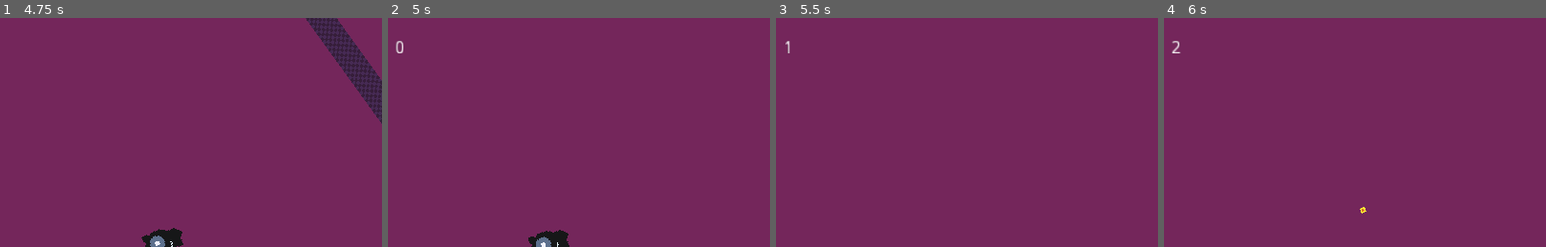
Above: before the commit, frames 1-4 (left to right).
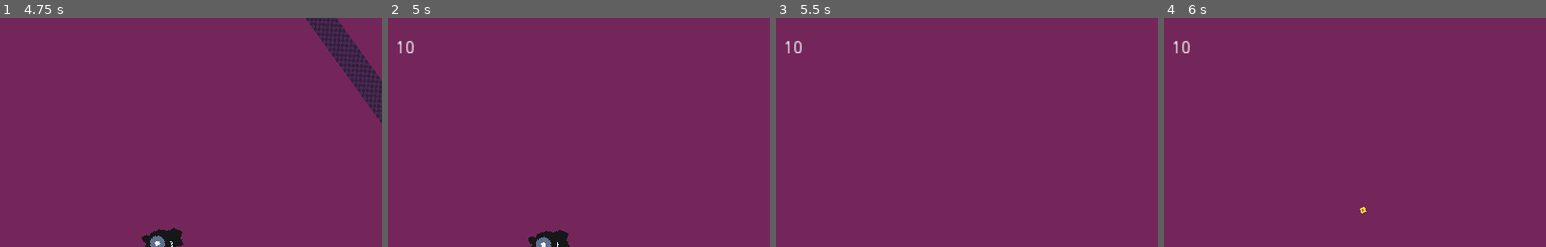
Above: after the commit, the same moments.

Repository: mrbenshef/CellDefence
Game: Godot game, scene res://World.tscn
The game is run twice, just before and just after one commit, with the same random seed, the same clock (stepped at 60 frames per second) and the same inputs.
Inputs (mouse positions are % of the whole screen's width and height, from its top left):
- Up to frame 1 (4.75 s): tap Enter at 0.5 s; move the mouse to (72, 45) at 0.52 s; hold D (right) 0.53-1.28 s; tap E (interact) at 0.6, 2.1, 3.6 s; move the mouse to (30, 55) at 1.27 s; hold S (down) 1.28-2.03 s; click (30, 55) at 1.35 s; move the mouse to (60, 28) at 2.02 s; hold D (right) 2.03-2.78 s; move the mouse to (45, 70) at 2.77 s; hold W (up) 2.78-3.53 s; click (45, 70) at 2.85 s; move the mouse to (80, 65) at 3.52 s; hold A (left) from 3.53 s (still down); move the mouse to (20, 35) at 4.27 s; click (20, 35) at 4.35 s
- Up to frame 2 (5 s): keep holding A (left)
- Up to frame 3 (5.5 s): move the mouse to (55, 50) at 5.02 s; release A (left) at 5.03 s; hold S (down) from 5.03 s (still down); tap E (interact) at 5.1 s
- Up to frame 4 (6 s): move the mouse to (35, 25) at 5.77 s; release S (down) at 5.78 s; hold D (right) from 5.78 s (still down); click (35, 25) at 5.85 s
The pictures show only the part of the screen within x 20-70%, y 0-50%; the shares and areas given below are measured in that part.

Frame 1 is identical in both runs. In frame 2, 0.2% of the frame differs, in the area x 2-7%, y 10-16%; in frame 3, less than 0.1%; in frame 4, 0.2%.

Commit message:
feat: enemy cound only goes down

Diff:
--- a/World.gd
+++ b/World.gd
@@ -79,7 +79,8 @@
 	elif spawn_count == 0 && $DNAs.get_child_count() == 0:
 		start_round()
 	else:
-		$HUD/StatusLabel.text = "Enemys remaining: " + str($DNAs.get_child_count())
+		var enemies = $DNAs.get_child_count() + spawn_count
+		$HUD/StatusLabel.text = "Enemys remaining: " + str(enemies)
 
 	# Disable player input when in menu
 	$Player.input_enabled = !$HUD.in_menu()
